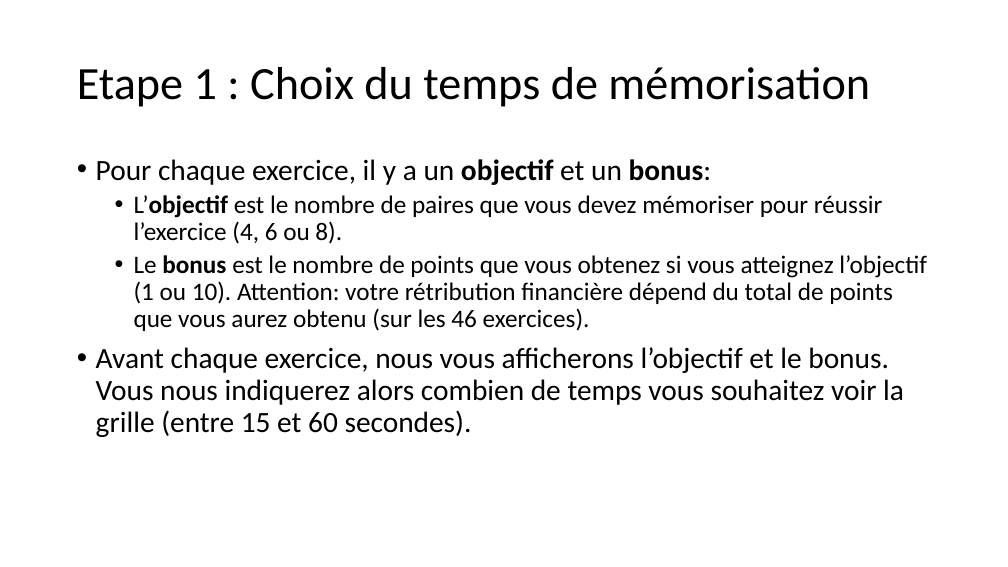
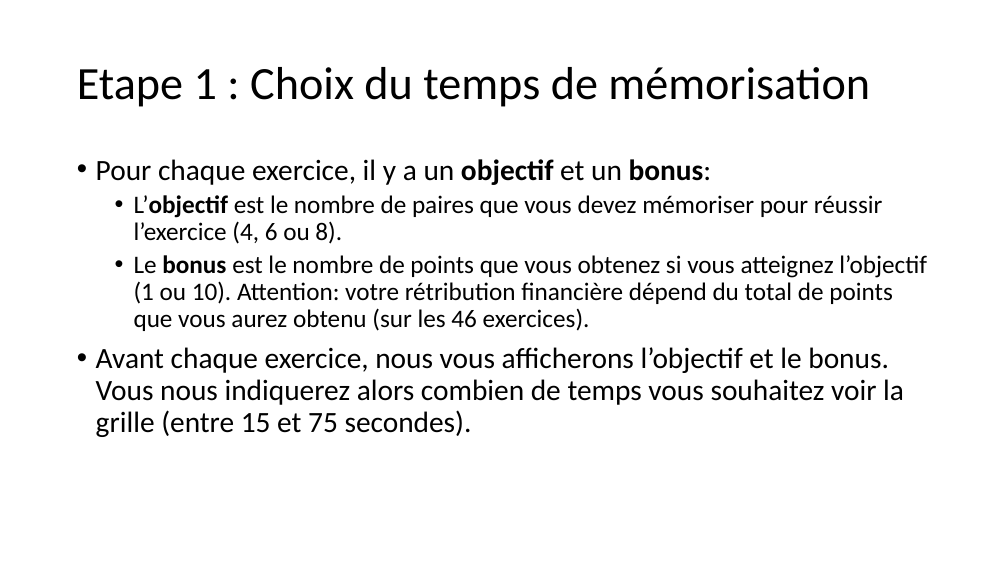
Before and after one commit to MBB-team/Online_Testing, a slide deck: slide 3 of src/SE2/Stimuli/Instructions_Rewarded.pptx. Drawn at 1008x567 pixels with LibreOffice and Linux fonts; fonts in the diff are those of the drawing. Boxes give left, top, right and bottom in pixels: in the first picture for what was removed or moved away, otherwise in the second. Text is boxed around its words. In the diff, an @@ line names an element or a change of style, - is before the commit and + after.

```diff
--- a/src/SE2/Stimuli/Instructions_Rewarded.pptx
+++ b/src/SE2/Stimuli/Instructions_Rewarded.pptx
@@ text at (96, 347, 904, 437): text changed @@
-• Avant chaque exercice, nous vous afficherons l’objectif et le bonus. Vous nous indiquerez alors combien de temps vous souhaitez voir la grille (entre 15 et 60 secondes).
+• Avant chaque exercice, nous vous afficherons l’objectif et le bonus. Vous nous indiquerez alors combien de temps vous souhaitez voir la grille (entre 15 et 75 secondes).
```
Also in this commit, not shown: 42 other files.
